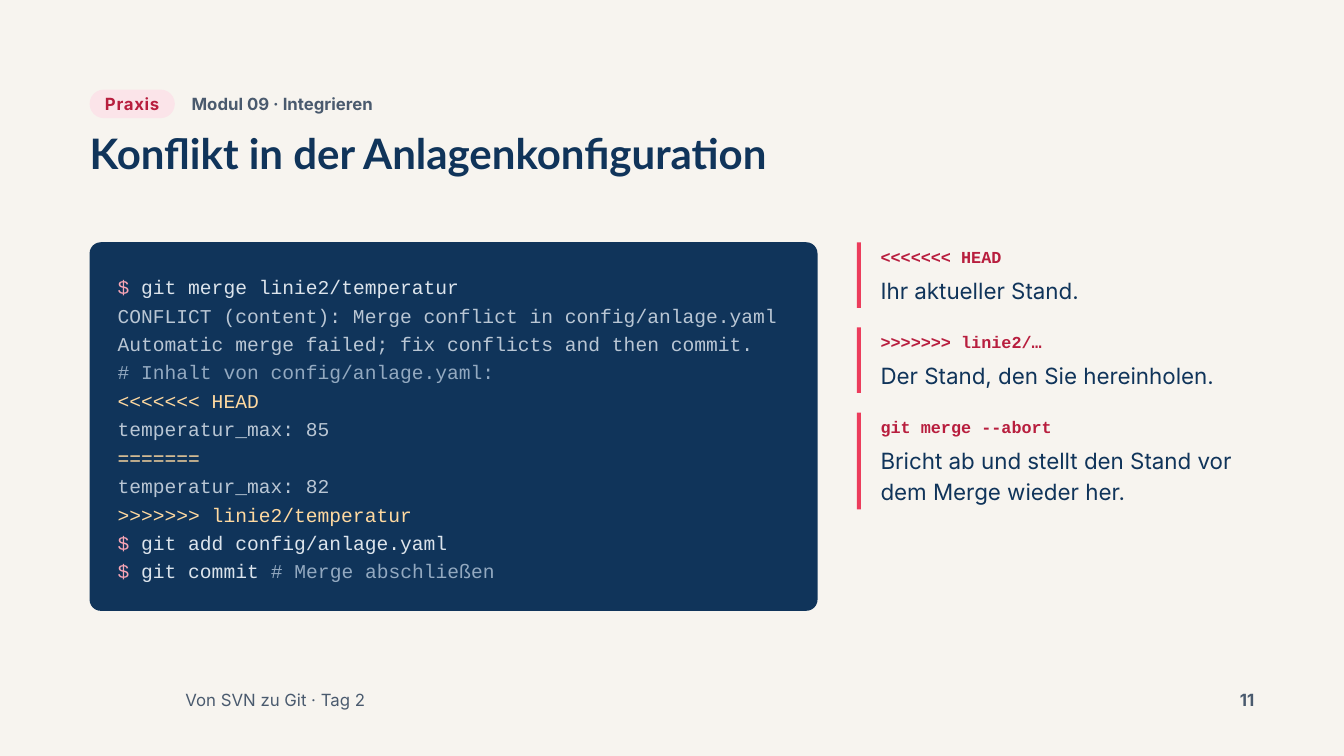
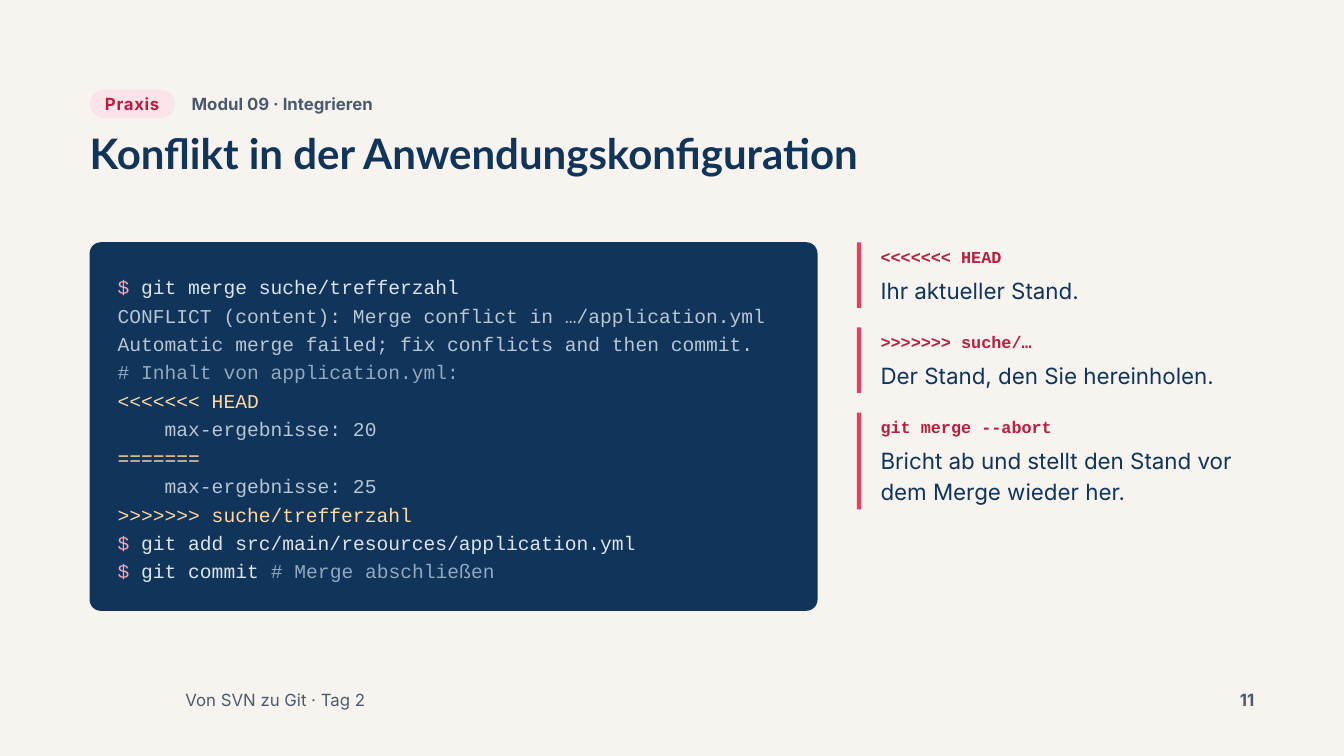
Before and after one commit to AndreasSchoenfeldUser/Von-SVN-zu-Git-Workshop, a slide deck: slide 11 of slides/pptx/tag2.pptx. Drawn at 1344x756 pixels with LibreOffice and Linux fonts; fonts in the diff are those of the drawing; background and template pictures are left out. Boxes give left, top, right and bottom in pixels: in the first picture for what was removed or moved away, otherwise in the second. Text is boxed around its words. In the diff, an @@ line names an element or a change of style, - is before the commit and + after.

```diff
--- a/slides/pptx/tag2.pptx
+++ b/slides/pptx/tag2.pptx
@@ title at box(90, 137, 858, 177): text changed @@
-Konflikt in der Anlagenkonfiguration
+Konflikt in der Anwendungskonfiguration
@@ text at box(118, 280, 765, 327): text changed @@
-$ git merge linie2/temperatur
-CONFLICT (content): Merge conflict in config/anlage.yaml
+$ git merge suche/trefferzahl
+CONFLICT (content): Merge conflict in …/application.yml
@@ text at box(961, 336, 1032, 348): text changed @@
->>>>>>> linie2/…
+>>>>>>> suche/…
@@ text at box(141, 366, 459, 383): text changed @@
-# Inhalt von config/anlage.yaml:
+# Inhalt von application.yml:
@@ text at box(165, 423, 377, 440): text changed @@
-temperatur_max: 85
+max-ergebnisse: 20
@@ text at box(141, 479, 635, 554): text changed; text colour #FFD9A0 to #DCE4EC @@
-temperatur_max: 82
->>>>>>> linie2/temperatur
-$ git add config/anlage.yaml
+max-ergebnisse: 25
+>>>>>>> suche/trefferzahl
+$ git add src/main/resources/application.yml
```
Also in this commit, not shown: 17 other slides changed, 45 other files.
